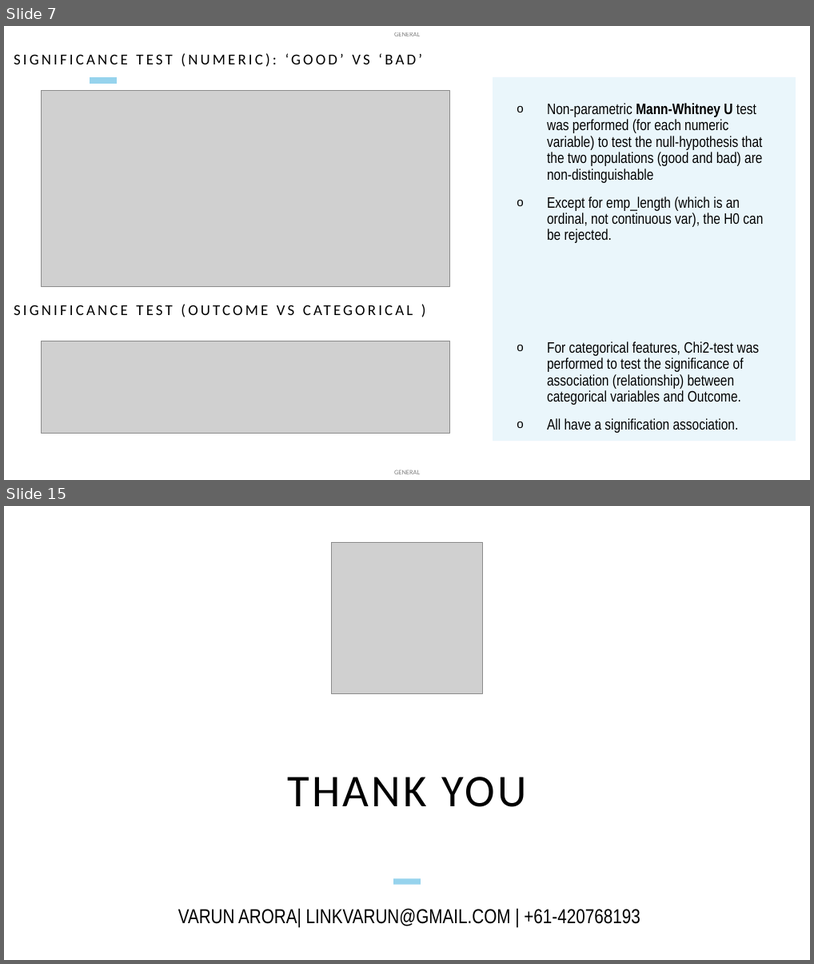
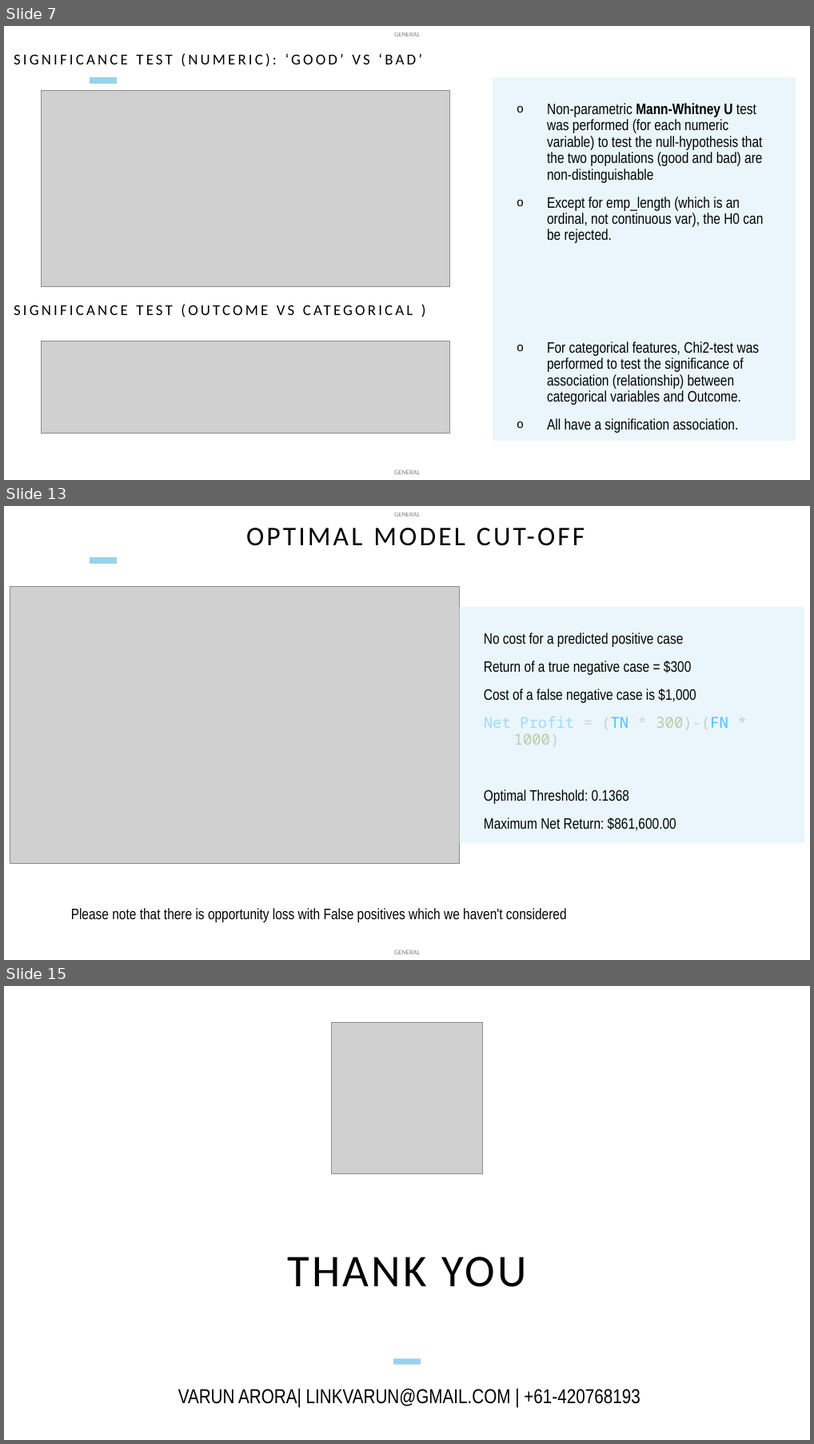
Before and after one commit to linkvarun/credit, a slide deck: Lending club credit risk predictor.pptx. Shown one above the other, each under a label of ours: slides 7 and 15 before the commit, slides 7, 13 and 15 after it; the slides between them are not shown. The pictures are 814x964 and 814x1444 pixels, drawn with LibreOffice and Linux fonts; fonts in the diff are those of the drawing; grey boxes stand for pictures. Boxes give left, top, right and bottom in pixels: in the first picture for what was removed or moved away, otherwise in the second. Text is boxed around its words. In the diff, an @@ line names an element or a change of style, - is before the commit and + after.

```diff
--- a/Lending club credit risk predictor.pptx
+++ b/Lending club credit risk predictor.pptx
@@ slide 13 added at (4, 506, 810, 960), background #FFFFFF; not listed: 3 template elements that a slide beside it also shows @@
@@ title added at (246, 528, 585, 546), 32 pt, text #000000 @@
+OPTIMAL MODEL CUT-OFF
@@ picture added at (10, 587, 459, 864) @@
@@ text added at (459, 607, 805, 842), fill #EAF6FB, 18 pt, text #000000 @@
+No cost for a predicted positive case
+Return of a true negative case = $300
+Cost of a false negative case is $1,000
+Net Profit = (TN * 300)-(FN * 1000)
+Optimal Threshold: 0.1368
+Maximum Net Return: $861,600.00
@@ text added at (71, 908, 567, 922), 18 pt, text #000000 @@
+Please note that there is opportunity loss with False positives which we haven't considered
```
Also in this commit, not shown: 3 slides changed, 4 other slides added, 5 slides removed.
